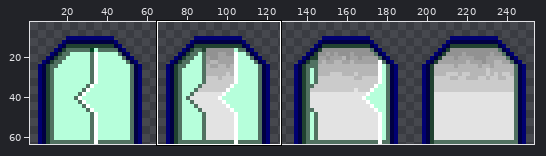
Two states of a sprite sheet, assets/door.png. Above, an overview of the earlier version with the close-up marked.
Close-up. Before the commit:
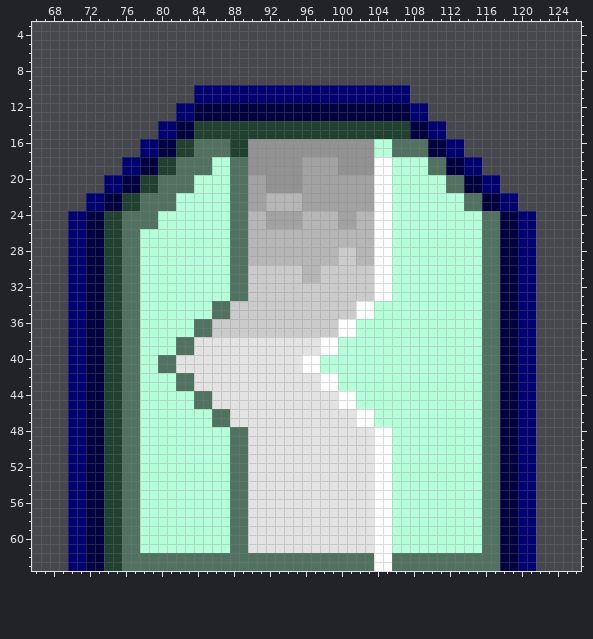
The file is 256x64 pixels. Shown: x 66..126, y 3..63. The old version is drawn lined up with the new one. The wide view leaves out empty margins. The commit also changed other parts of the picture, which this record leaves out.
And afterwards:
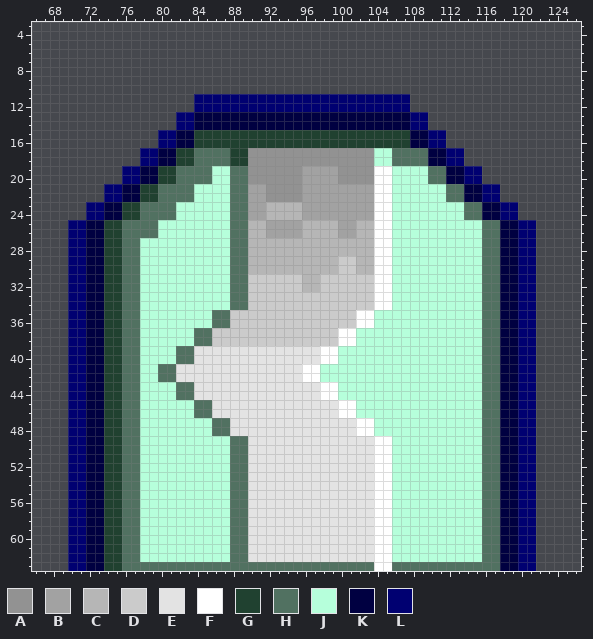
Palette (. is transparent): A #929292  B #a2a2a2  C #b6b6b6  D #cbcbcb  E #e3e3e3  F #ffffff  G #204130  H #517161  J #b6ffdb  K #000041  L #000071
The edit:
drawings rearranged on the sheet (the old picture shows each at its new place)
y 10: x 84..107 LLLLLLLLLLLLLLLLLLLLLLLL -> ........................
y 12: x 82..109 LLKKKKKKKKKKKKKKKKKKKKKKKKLL -> ..LLLLLLLLLLLLLLLLLLLLLLLL..
y 14: x 80..111 LLKKGGGGGGGGGGGGGGGGGGGGGGGGKKLL -> ..LLKKKKKKKKKKKKKKKKKKKKKKKKLL..
y 16: x 78..87 LLKKGGHHHH -> ..LLKKGGGG; x 90..113 AAAAAAAAAAAAAAJJHHHHKKLL -> GGGGGGGGGGGGGGGGGGKKLL..
y 18: x 76..83 LLKKGGHH -> ..LLKKGG; x 86..89 JJHH -> HHGG; x 96..99 BBBB -> AAAA; x 104..115 FFJJJJHHKKLL -> JJHHHHKKLL..
y 20: x 74..81 LLKKGGHH -> ..LLKKGG; x 84..85 JJ -> HH; x 90..91 BB -> AA; x 100..103 BBBB -> AAAA; x 110..117 JJHHKKLL -> HHKKLL..
y 22: x 72..79 LLKKGGHH -> ..LLKKGG; x 82..83 JJ -> HH; x 92..95 CCCC -> AAAA; x 112..119 JJHHKKLL -> HHKKLL..
y 24: x 70..77 LLKKGGHH -> ..LLKKGG; x 80..81 JJ -> HH; x 90..99 CCBBBBCCCC -> BBCCCCBBBB; x 102..103 CC -> BB; x 114..121 JJHHKKLL -> HHKKLL..
y 26: x 78..79 JJ -> HH; x 92..95 CCCC -> BBBB; x 100..101 CC -> BB
y 28: x 100..101 DD -> CC
y 30: x 90..95 DDDDDD -> CCCCCC; x 98..99 DD -> CC; x 102..103 DD -> CC
y 32: x 96..97 DD -> CC
y 34: x 86..89 HHDD -> JJHH; x 102..105 FFJJ -> DDFF
y 36: x 84..87 HHDD -> JJHH; x 100..103 FFJJ -> DDFF
y 38: x 82..101 HHEEEEEEEEEEEEEEFFJJ -> JJHHDDDDDDDDDDDDDDFF
y 40: x 80..83 HHEE -> JJHH; x 96..99 FFJJ -> EEFF
y 42: x 80..83 JJHH -> HHEE; x 96..99 EEFF -> FFJJ
y 44: x 82..85 JJHH -> HHEE; x 98..101 EEFF -> FFJJ
y 46: x 84..87 JJHH -> HHEE; x 100..103 EEFF -> FFJJ
y 48: x 86..89 JJHH -> HHEE; x 102..105 EEFF -> FFJJ
y 62: x 78..87 HHHHHHHHHH -> JJJJJJJJJJ; x 90..103 HHHHHHHHHHHHHH -> EEEEEEEEEEEEEE; x 106..115 HHHHHHHHHH -> JJJJJJJJJJ
Where, in picture pixels (left, top, right, bottom), the same in both close-ups:
changed: (68, 85, 536, 436)
changed: (140, 553, 482, 562)
